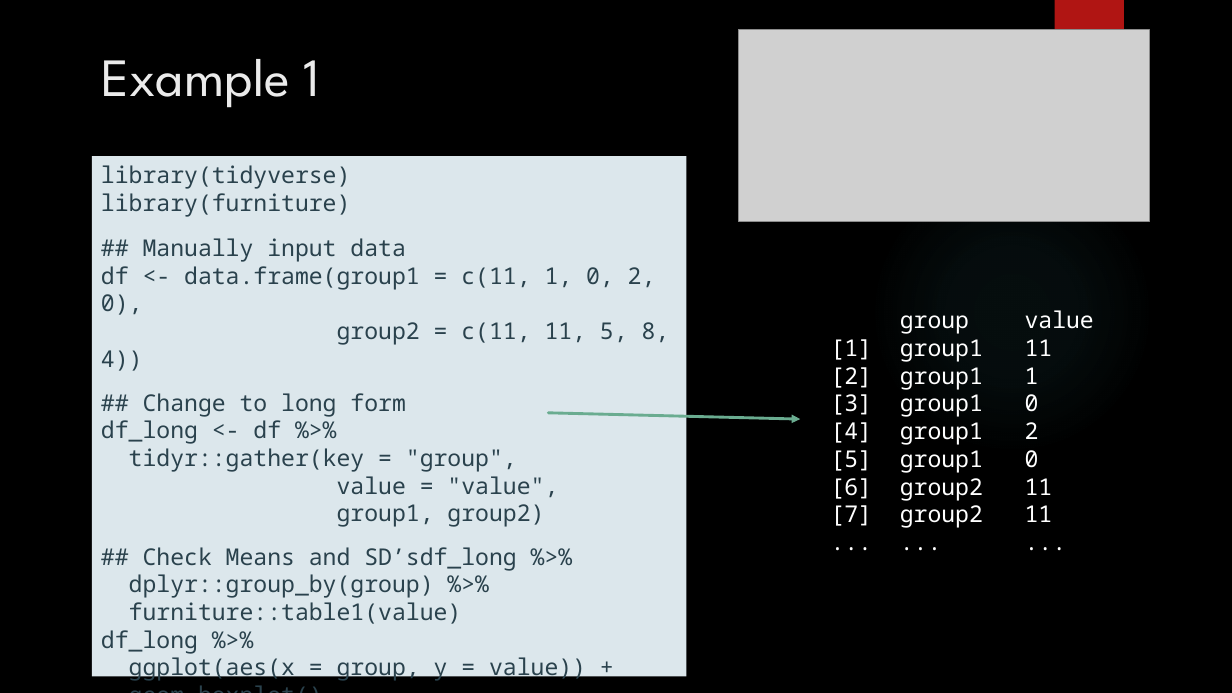
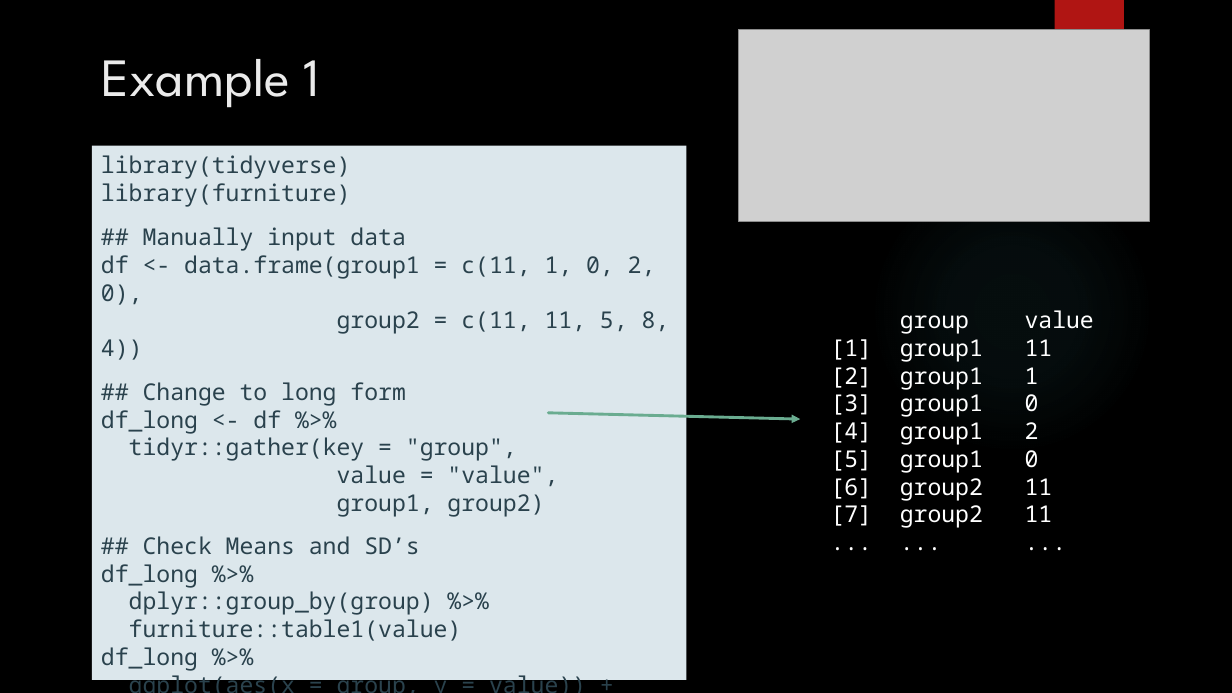
Before and after one commit to TysonStanley/EDUC-6600, a slide deck: slide 7 of Slides/02_Ch7_ttest.pptx. Drawn at 1232x693 pixels with LibreOffice and Linux fonts; fonts in the diff are those of the drawing; grey boxes stand for pictures; background and template pictures are left out. Boxes give left, top, right and bottom in pixels: in the first picture for what was removed or moved away, otherwise in the second. Text is boxed around its words. In the diff, an @@ line names an element or a change of style, - is before the commit and + after.

Commit message:
updated slides

```diff
--- a/Slides/02_Ch7_ttest.pptx
+++ b/Slides/02_Ch7_ttest.pptx
@@ rectangle "library(tidyverse)": place and size @@
-rectangle "library(tidyverse)" at (91, 156, 686, 677)
+rectangle "library(tidyverse)" at (91, 146, 686, 680)
@@ text in rectangle at (101, 536, 419, 588): text changed @@
-## Check Means and SD’sdf_long %>%
+## Check Means and SD’s
+df_long %>%
```
Also in this commit, not shown: 2 other slides changed, 2 other files.
